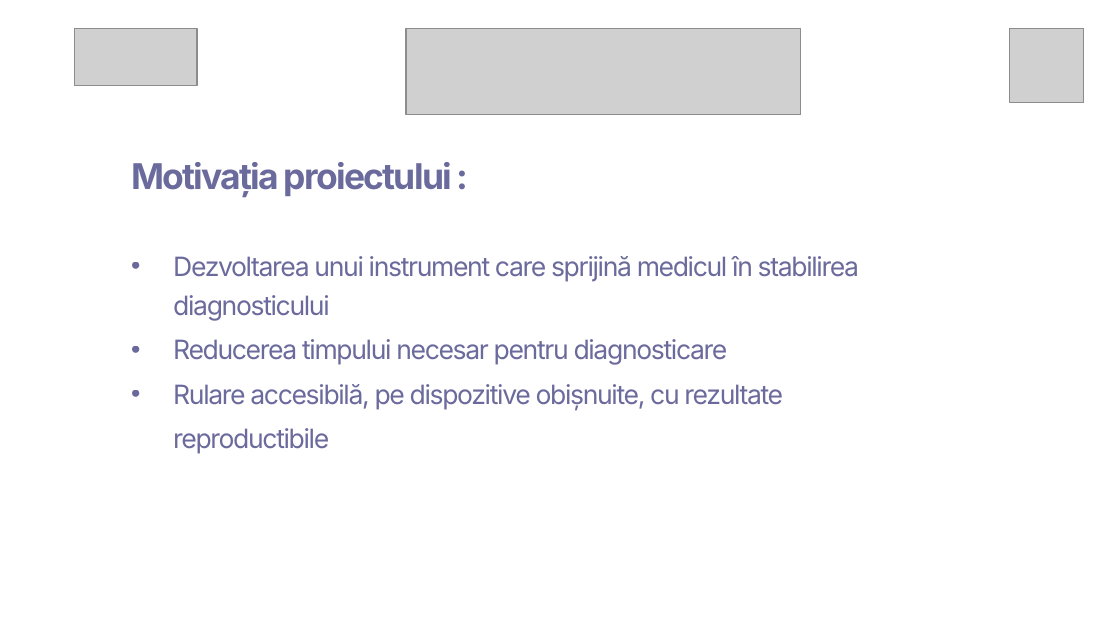
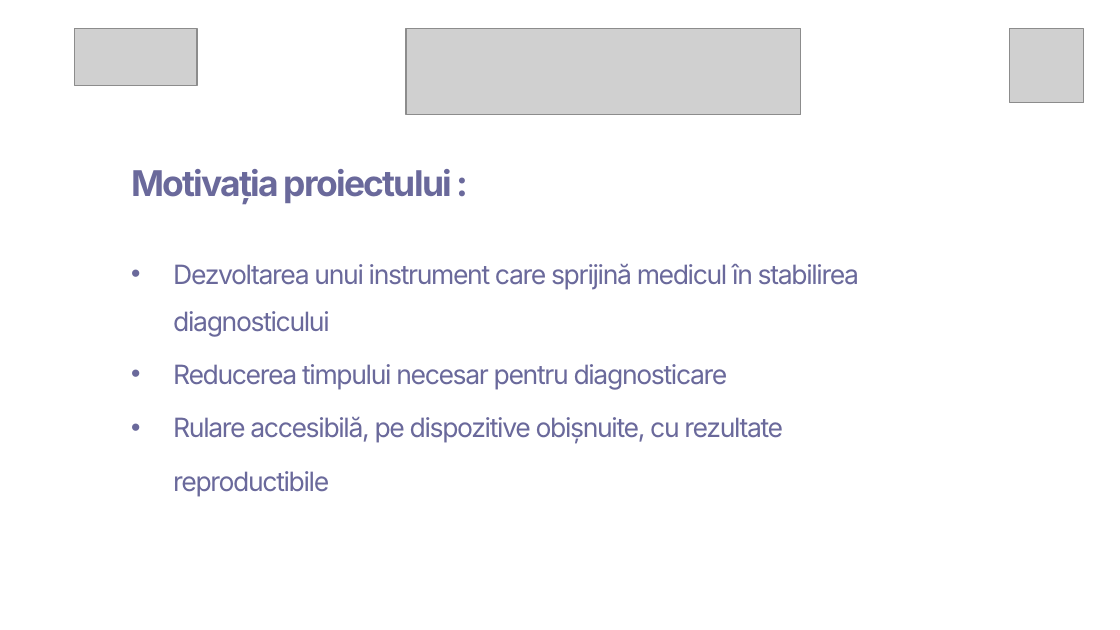
Before and after one commit to Sstar7-UNI/NeuroLens, a slide deck: slide 6 of Hritcu_Condrea.pptx (slide 5 before the commit). Drawn at 1120x630 pixels with LibreOffice and Linux fonts; fonts in the diff are those of the drawing; grey boxes stand for pictures. Boxes give left, top, right and bottom in pixels: in the first picture for what was removed or moved away, otherwise in the second. Text is boxed around its words. In the diff, an @@ line names an element or a change of style, - is before the commit and + after.

```diff
--- a/Hritcu_Condrea.pptx
+++ b/Hritcu_Condrea.pptx
@@ text "Motivația proiectului :" at bbox=[131, 169, 452, 204]: line spacing 22.8pt to 1 @@
@@ text "Dezvoltarea unui instrument care sprijină ..." at bbox=[173, 264, 859, 443]: line spacing 25.1pt to 1.47; line spacing 28.6pt to 1.67 @@
```
Also in this commit, not shown: 16 other slides changed, 1 slide added.
